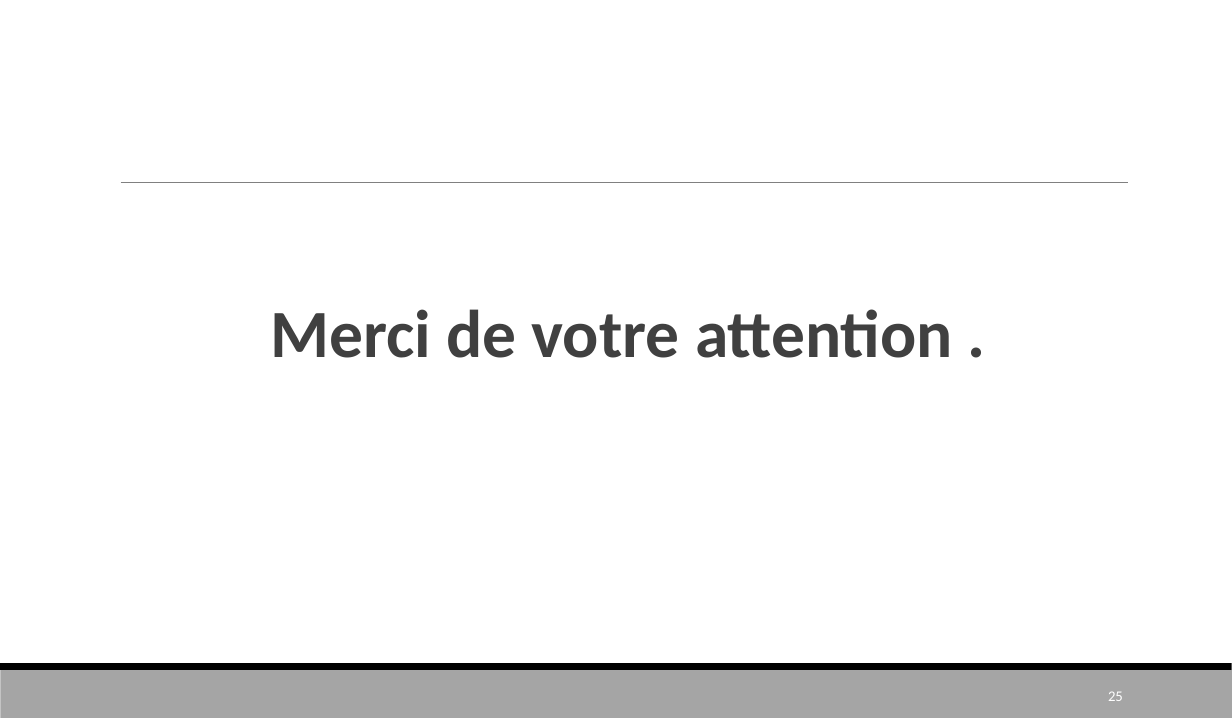
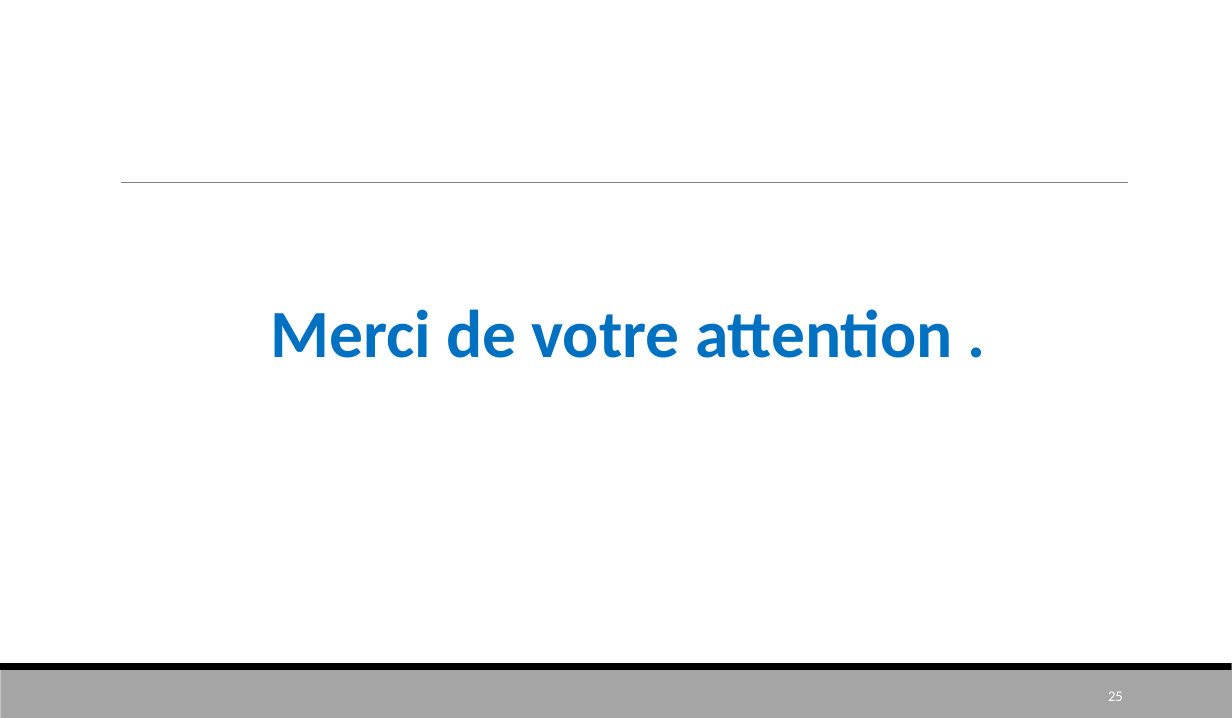
Before and after one commit to YassineElHosni/GestionDesProjets, a slide deck: slide 25 of Présentation.pptx. Drawn at 1232x718 pixels with LibreOffice and Linux fonts; fonts in the diff are those of the drawing. Boxes give left, top, right and bottom in pixels: in the first picture for what was removed or moved away, otherwise in the second. Text is boxed around its words. In the diff, an @@ line names an element or a change of style, - is before the commit and + after.

```diff
--- a/Présentation.pptx
+++ b/Présentation.pptx
@@ text "Merci de votre attention ." at box(270, 309, 953, 358): text colour #404040 to #0070C0, letter outline none to #42BA97 1 pt @@
```
Also in this commit, not shown: 8 other slides changed, 18 other files.
